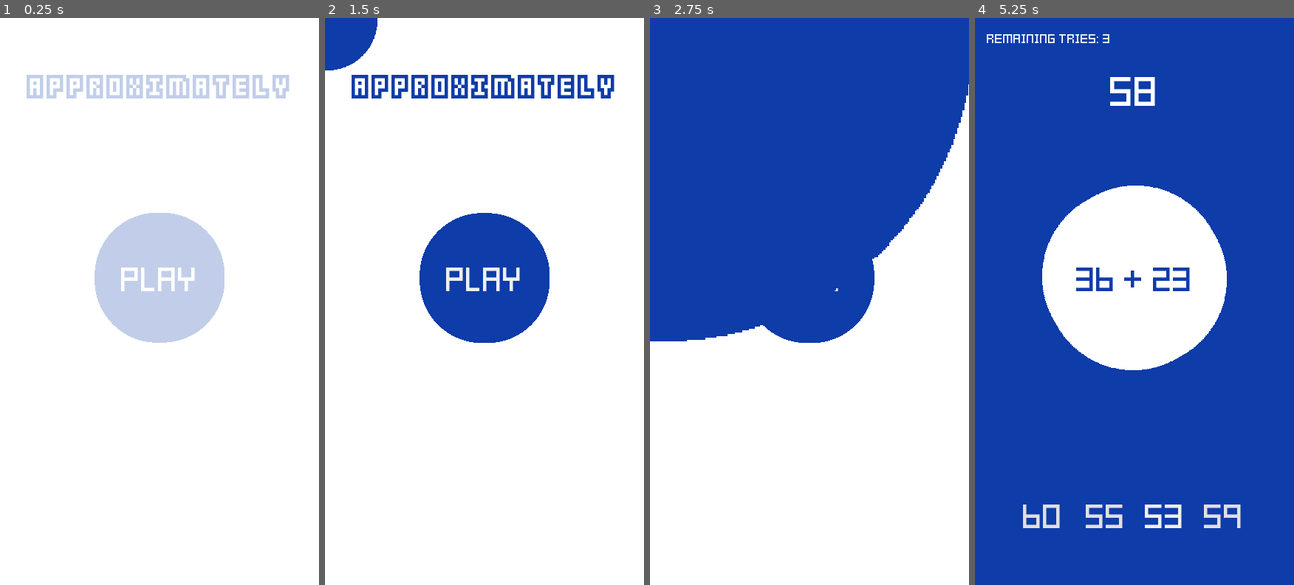
Above: before the commit, frames 1-4 (left to right).
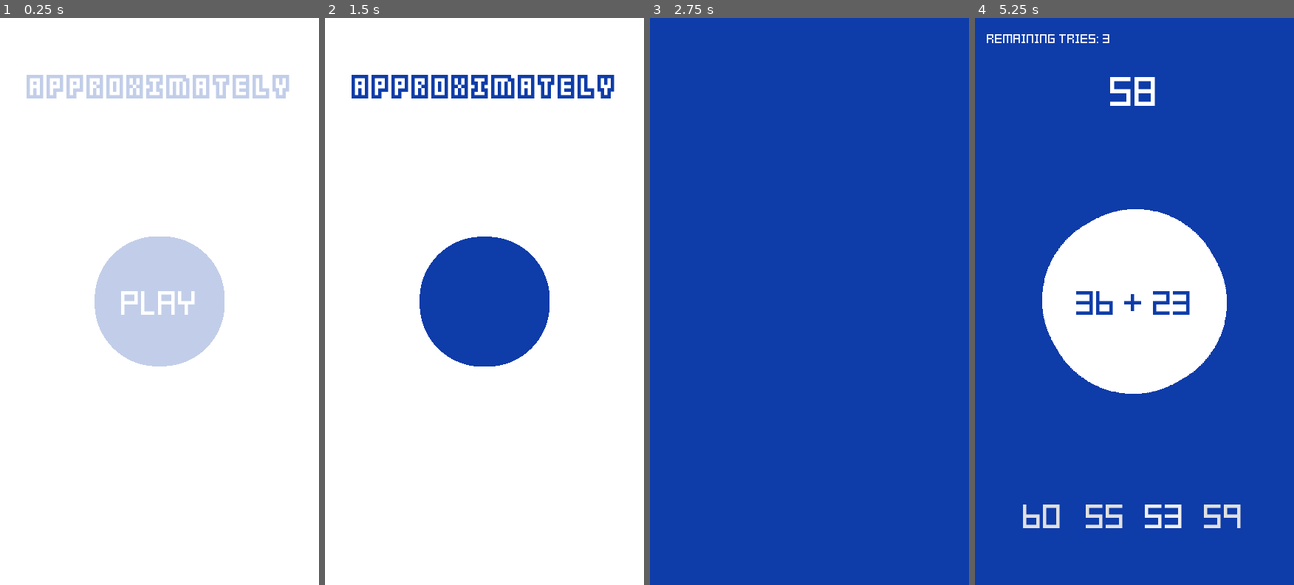
Above: after the commit, the same moments.

Repository: msanatan/Approximately
Game: Godot game, scene res://Scenes/MainMenu.tscn
Two runs of this game, one before a commit and one after it. Both use one fixed random seed, a clock stepped at 60 frames per second and the inputs below.
Inputs:
- Up to frame 1 (0.25 s): no input
- Up to frame 2 (1.5 s): click "Play" at 0.5 s; click "Play" at 1.25 s
- Up to frame 3 (2.75 s): click "Play" at 2 s
- Up to frame 4 (5.25 s): click "35" at 3.5 s; click "35" at 4.25 s; click "32" at 5 s

The runs differ from the first frame. In frame 1, 4.2% of the frame differs, in the area x 29-71%, y 34-62%; in frame 2, 5.0%; in frame 3, 51%, in the area x 0-100%, y 11-100%; in frame 4, 5.9%.

Commit message:
Circle grows from the spinning circle sprite
It finally looks like it originates from the same spot!

Diff:
--- a/Scenes/Game.tscn
+++ b/Scenes/Game.tscn
@@ -22,7 +22,7 @@
 [node name="HUD" parent="." instance=ExtResource( 3 )]
 
 [node name="GrowingCircle" parent="." instance=ExtResource( 1 )]
-position = Vector2( 216, 352 )
+position = Vector2( 216, 384 )
 
 [node name="Answers" parent="." instance=ExtResource( 2 )]
 
@@ -30,6 +30,7 @@
 autostart = true
 
 [node name="GameOverTransition" parent="." instance=ExtResource( 5 )]
+position = Vector2( 216, 384 )
 
 [connection signal="grow_circle" from="." to="GrowingCircle" method="_on_Game_grow_circle"]
 [connection signal="remaining_time_update" from="." to="HUD" method="_on_Game_remaining_time_update"]
--- a/Scenes/MainMenu.tscn
+++ b/Scenes/MainMenu.tscn
@@ -42,7 +42,7 @@
 
 [node name="CircleSprite" type="Sprite" parent="."]
 modulate = Color( 0.0588235, 0.239216, 0.666667, 1 )
-position = Vector2( 216, 352 )
+position = Vector2( 216, 384 )
 scale = Vector2( 0.5, 0.5 )
 texture = ExtResource( 3 )
 
@@ -52,9 +52,9 @@
 anchor_right = 0.5
 anchor_bottom = 0.5
 margin_left = 152.0
-margin_top = 320.0
+margin_top = 352.0
 margin_right = 280.0
-margin_bottom = 384.0
+margin_bottom = 416.0
 custom_colors/font_color = Color( 1, 1, 1, 1 )
 custom_fonts/font = ExtResource( 4 )
 custom_styles/hover = SubResource( 1 )
@@ -68,6 +68,7 @@
 }
 
 [node name="GameOverTransition" parent="." instance=ExtResource( 5 )]
+position = Vector2( 216, 384 )
 
 [node name="FadeTransition" parent="." instance=ExtResource( 6 )]
 
